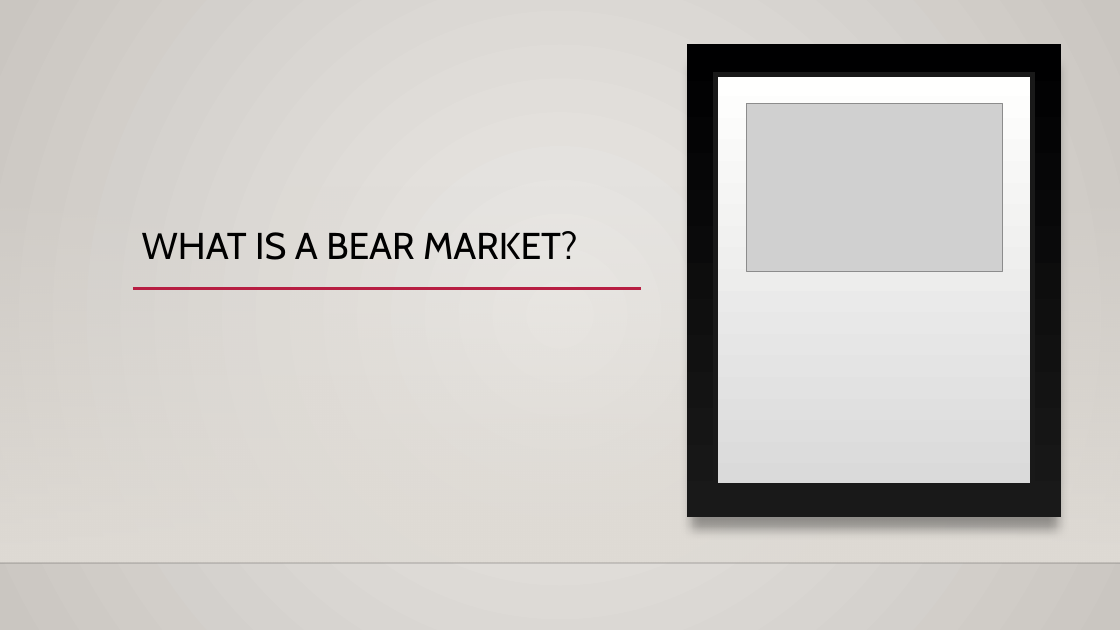
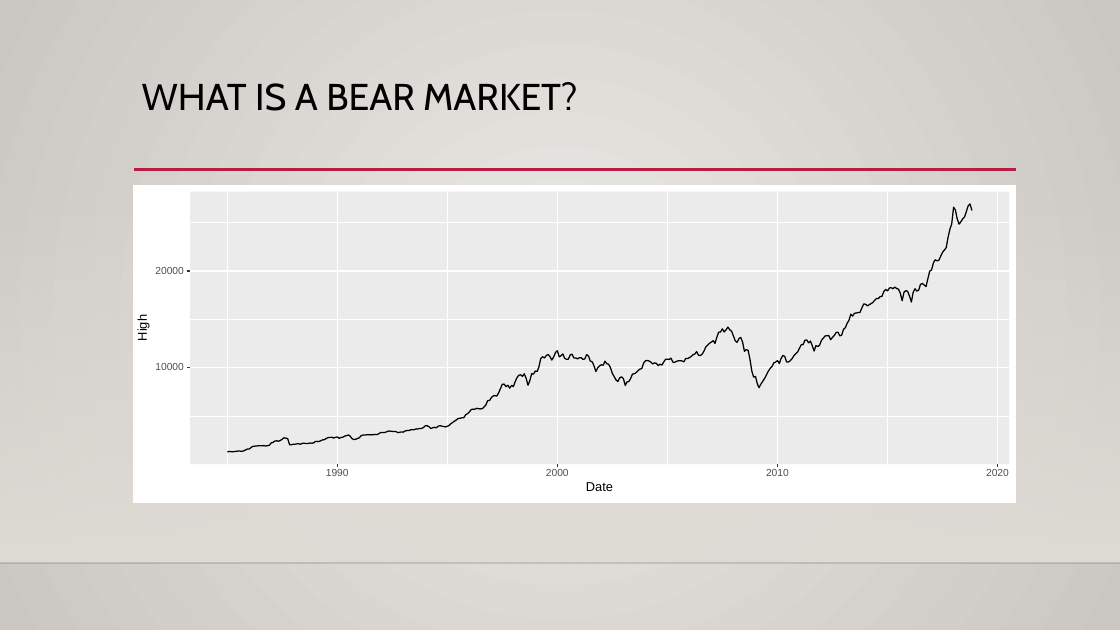
Before and after one commit to Gracewj/615-officer-, a slide deck: slide 5 of Officer.pptx (slide 4 before the commit). Drawn at 1120x630 pixels with LibreOffice and Linux fonts; fonts in the diff are those of the drawing; grey boxes stand for pictures; background and template pictures are left out. Boxes give left, top, right and bottom in pixels: in the first picture for what was removed or moved away, otherwise in the second. Text is boxed around its words. In the diff, an @@ line names an element or a change of style, - is before the commit and + after.

```diff
--- a/Officer.pptx
+++ b/Officer.pptx
@@ rectangle removed at [687, 45, 1062, 518] @@
@@ title "WHAT IS A BEAR MARKET?": place and size @@
-title "WHAT IS A BEAR MARKET?" at [142, 231, 577, 260]
+title "WHAT IS A BEAR MARKET?" at [142, 82, 577, 111]
@@ title "WHAT IS A BEAR MARKET?" at [142, 82, 577, 111]: vertical alignment bottom to top @@
@@ rectangle removed at [716, 75, 1033, 485] @@
@@ picture removed at [746, 103, 1002, 271] @@
@@ line added from (134, 170) to (1017, 170), #B71E42 2.5 pt @@
@@ line removed from (133, 289) to (641, 289) @@
@@ group added at [134, 185, 1016, 502]: 20 freeform shapes, 8 texts, 2 rectangles @@
+10000
+20000
+1990
+2000
+2010
+2020
+Date
+High
```
Also in this commit, not shown: 2 other slides changed, 4 slides added, 1 slide removed, 12 other files.
